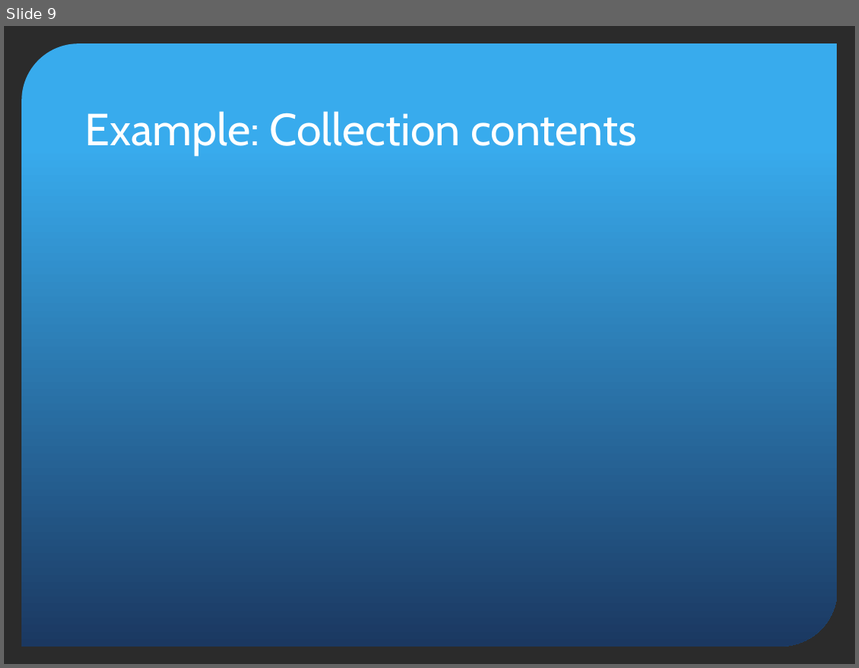
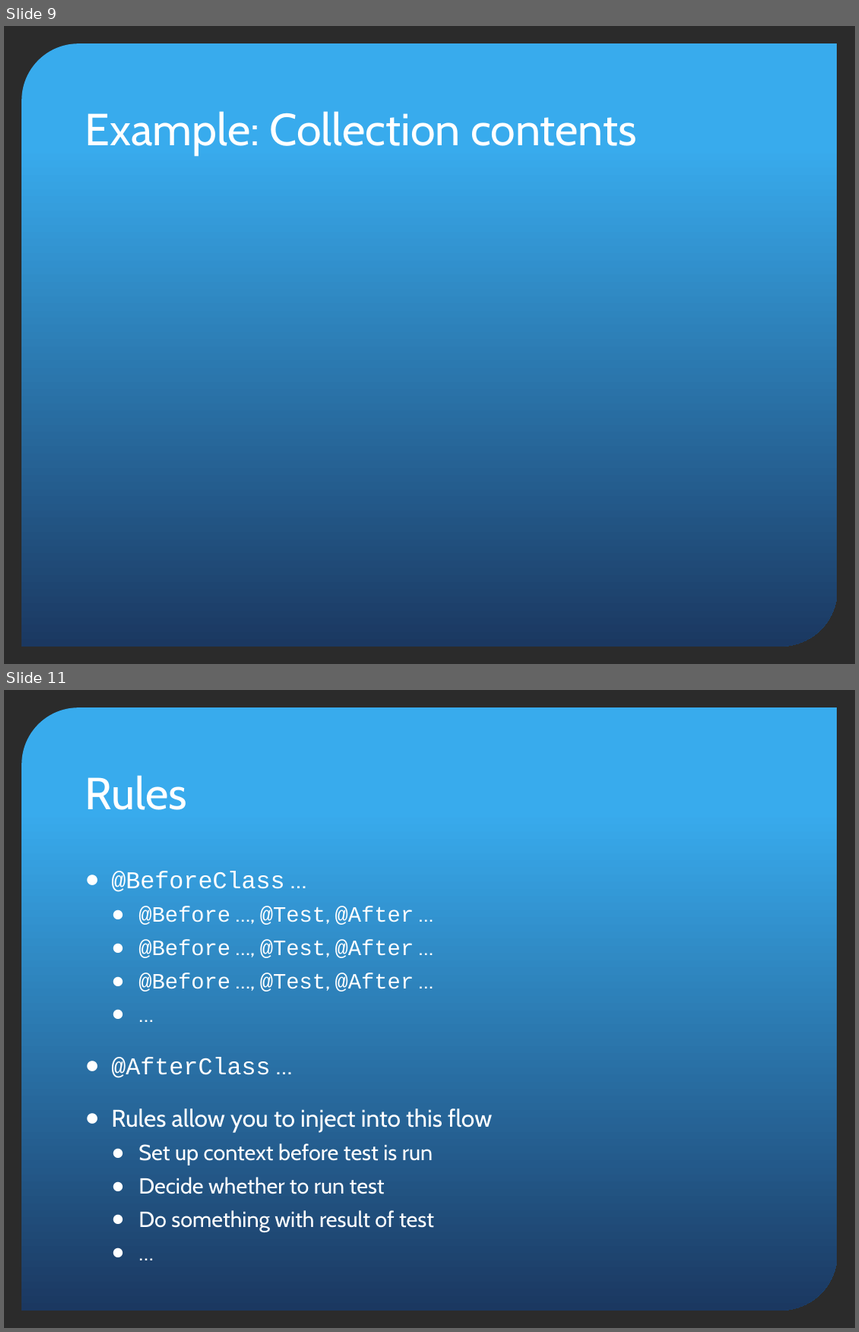
Before and after one commit to pholser/bending-junit, a slide deck: bending-junit.pptx. Shown one above the other, each under a label of ours: slide 9 before the commit, slides 9 and 11 after it; the slides between them are not shown. The pictures are 859x668 and 859x1332 pixels, drawn with LibreOffice and Linux fonts; fonts in the diff are those of the drawing; background and template pictures are left out; a plain dark background stands for a picture behind light text. Boxes give left, top, right and bottom in pixels: in the first picture for what was removed or moved away, otherwise in the second. Text is boxed around its words. In the diff, an @@ line names an element or a change of style, - is before the commit and + after.

```diff
--- a/bending-junit.pptx
+++ b/bending-junit.pptx
@@ slide 11 added at (4, 690, 855, 1328), background picture (left out); not listed: 1 template element that a slide beside it also shows @@
@@ title added at (85, 775, 187, 810), 38 pt, text #FFFFFF @@
+Rules
@@ text added at (111, 871, 492, 1233), 18.5 pt, text #FFFFFF @@
+● @BeforeClass …
+  ● @Before …, @Test, @After …
+  ● @Before …, @Test, @After …
+  ● @Before …, @Test, @After …
+  ● …
+● @AfterClass …
+● Rules allow you to inject into this flow
+  ● Set up context before test is run
+  ● Decide whether to run test
+  ● Do something with result of test
+  ● …
```
Also in this commit, not shown: 1 slide changed, 5 other slides added.
